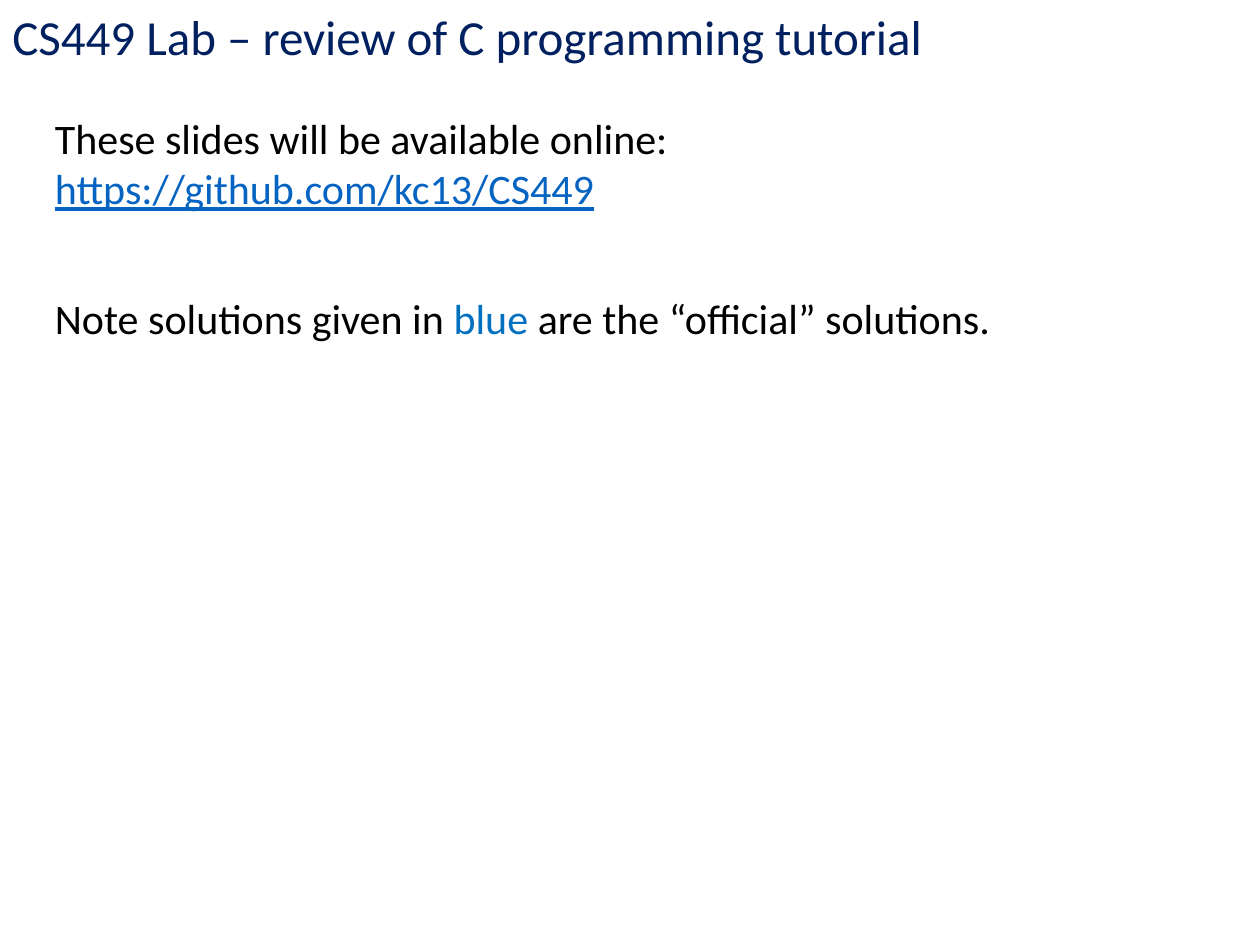
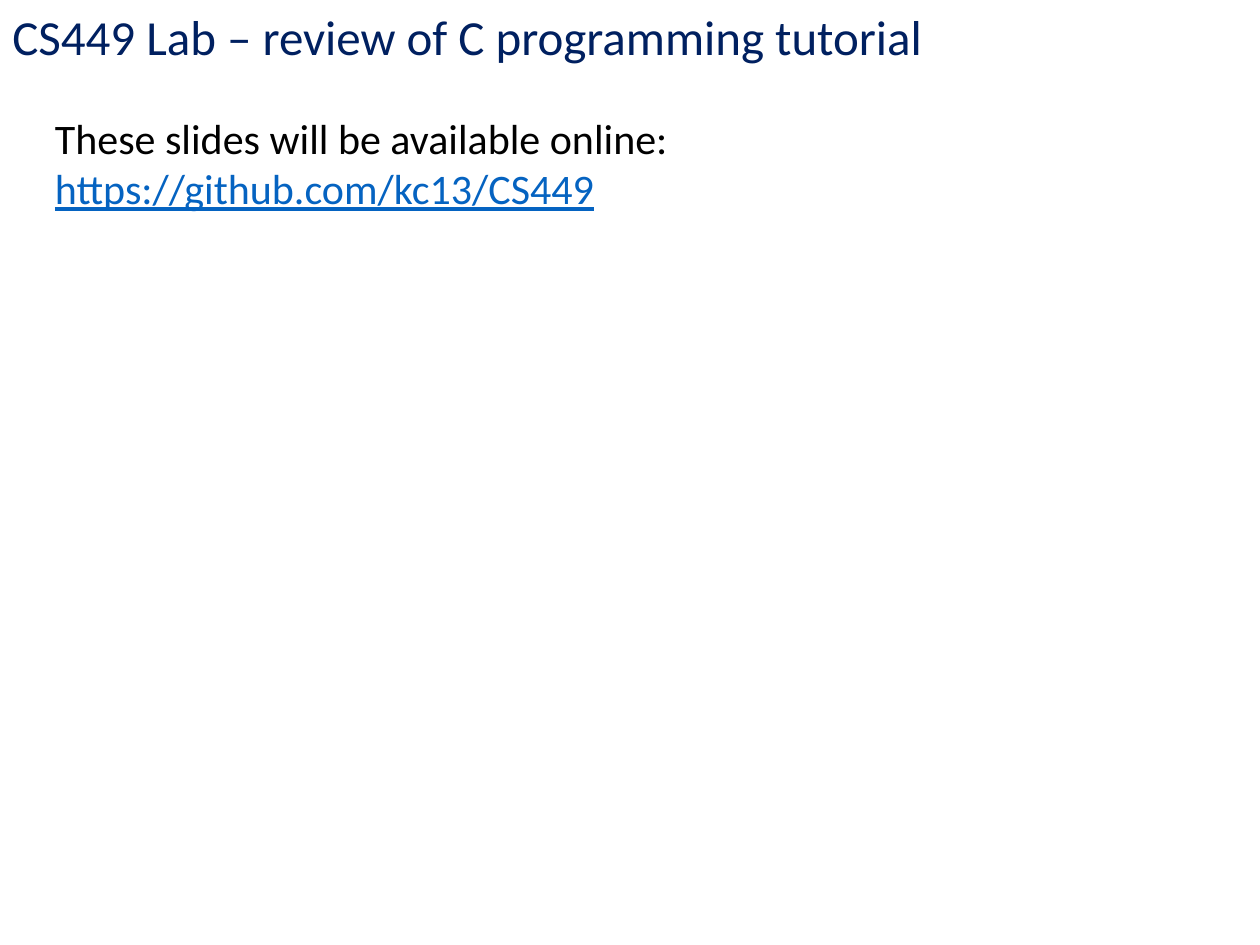
Before and after one commit to kc13/CS449, a slide deck: slide 1 of cs449_c_tutorial_info.pptx. Drawn at 1260x945 pixels with LibreOffice and Linux fonts; fonts in the diff are those of the drawing. Boxes give left, top, right and bottom in pixels: in the first picture for what was removed or moved away, otherwise in the second. Text is boxed around its words. In the diff, an @@ line names an element or a change of style, - is before the commit and + after.

```diff
--- a/cs449_c_tutorial_info.pptx
+++ b/cs449_c_tutorial_info.pptx
@@ text removed at [55,304,990,342] @@
-  Note solutions given in blue are the “official” solutions.
```
Also in this commit, not shown: 1 other slide changed.
